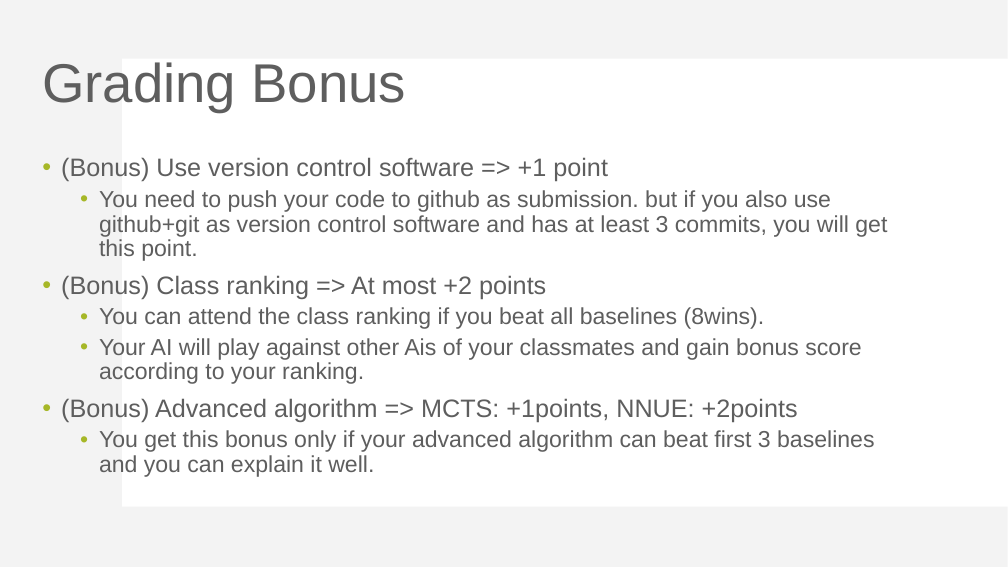
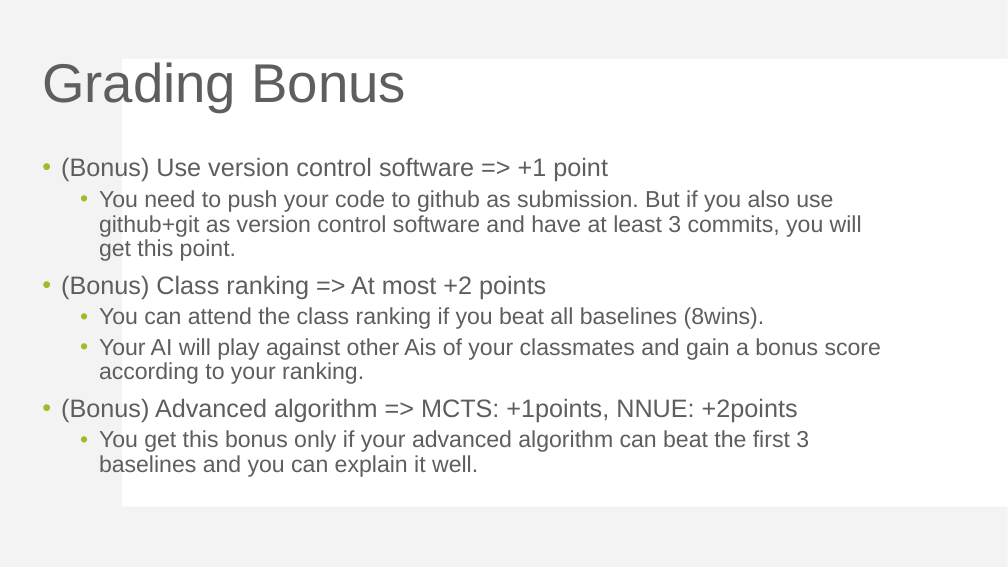
Before and after one commit to yeudah/I2P3-mingxiaa, a slide deck: slide 83 of document/Mini-Project-3-introduction.pptx. Drawn at 1008x567 pixels with LibreOffice and Linux fonts; fonts in the diff are those of the drawing. Boxes give left, top, right and bottom in pixels: in the first picture for what was removed or moved away, otherwise in the second. Text is boxed around its words. In the diff, an @@ line names an element or a change of style, - is before the commit and + after.

```diff
--- a/document/Mini-Project-3-introduction.pptx
+++ b/document/Mini-Project-3-introduction.pptx
@@ text at box(99, 190, 862, 261): text changed @@
-  • You need to push your code to github as submission. but if you also use github+git as version control software and has at least 3 commits, you will get this point.
+  • You need to push your code to github as submission. But if you also use github+git as version control software and have at least 3 commits, you will get this point.
@@ text at box(99, 338, 881, 384): text changed @@
-  • Your AI will play against other Ais of your classmates and gain bonus score according to your ranking.
+  • Your AI will play against other Ais of your classmates and gain a bonus score according to your ranking.
@@ text at box(99, 430, 809, 477): text changed @@
-  • You get this bonus only if your advanced algorithm can beat first 3 baselines and you can explain it well.
+  • You get this bonus only if your advanced algorithm can beat the first 3 baselines and you can explain it well.
```
Also in this commit, not shown: 22 other slides changed.
